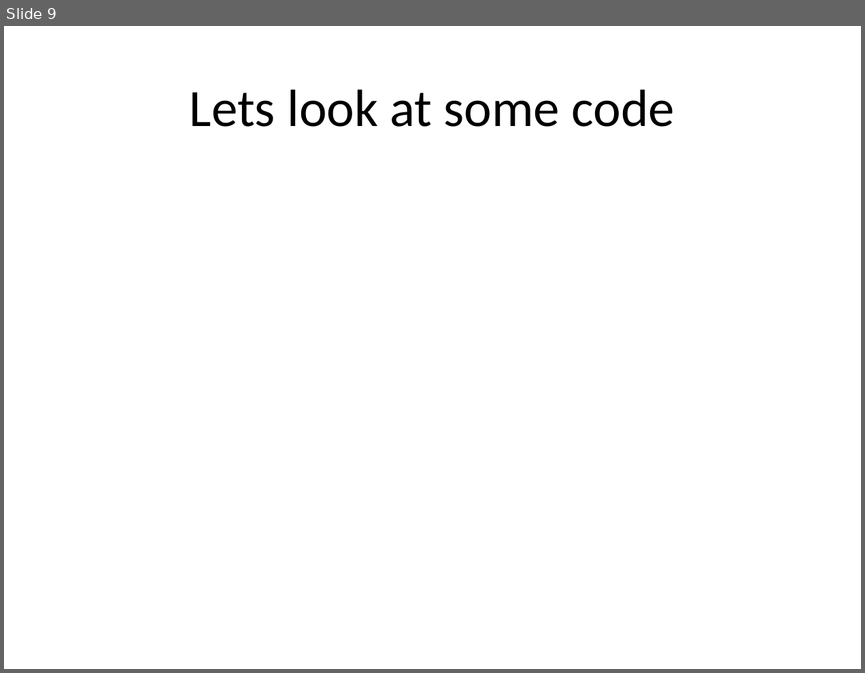
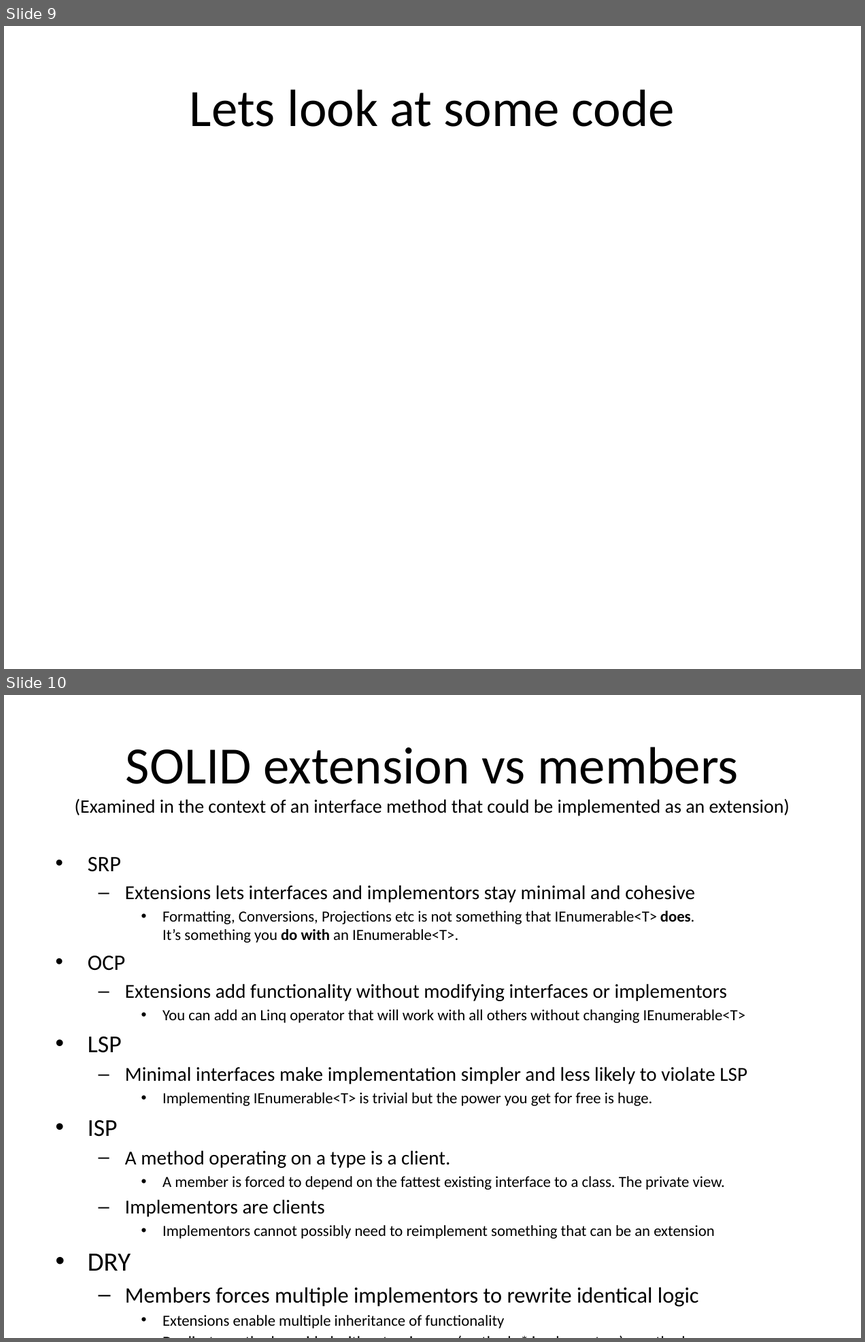
Before and after one commit to mlidbom/CSharpElevate, a slide deck: CSharp3.pptx. Shown one above the other, each under a label of ours: slide 9 before the commit, slides 9 and 10 after it. The pictures are 865x673 and 865x1342 pixels, drawn with LibreOffice and Linux fonts; fonts in the diff are those of the drawing. Boxes give left, top, right and bottom in pixels: in the first picture for what was removed or moved away, otherwise in the second. Text is boxed around its words. In the diff, an @@ line names an element or a change of style, - is before the commit and + after.

Commit message:
Add comparison of extensions to Members

```diff
--- a/CSharp3.pptx
+++ b/CSharp3.pptx
@@ slide 10 added at [4, 695, 861, 1338], background #FFFFFF @@
@@ title added at [75, 747, 789, 816], 16 pt, text #000000 @@
+SOLID extension vs members
+(Examined in the context of an interface method that could be implemented as an extension)
@@ text added at [88, 857, 747, 1306], 12.9 pt, text #000000 @@
+• SRP
+  – Extensions lets interfaces and implementors stay minimal and cohesive
+    • Formatting, Conversions, Projections etc is not something that IEnumerable<T> does.
+      It’s something you do with an IEnumerable<T>.
+• OCP
+  – Extensions add functionality without modifying interfaces or implementors
+    • You can add an Linq operator that will work with all others without changing IEnumerable<T>
+• LSP
+  – Minimal interfaces make implementation simpler and less likely to violate LSP
+    • Implementing IEnumerable<T> is trivial but the power you get for free is huge.
+• ISP
+  – A method operating on a type is a client.
+    • A member is forced to depend on the fattest existing interface to a class. The private view.
+  – Implementors are clients
+    • Implementors cannot possibly need to reimplement something that can be an extension
+• DRY
+  – Members forces multiple implementors to rewrite identical logic
+    • Extensions enable multiple inheritance of functionality
+    • Duplicate methods avoided with extensions = (methods * implementors) - methods
```
